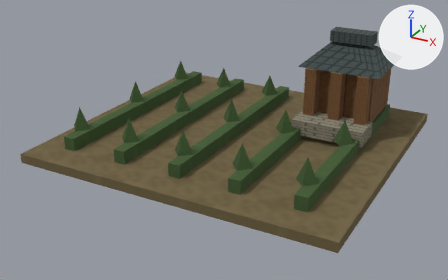
The glTF model app/src/main/assets/3d/field/domestic-FARM-2-lod0.glb as it was, and as the next commit left it.
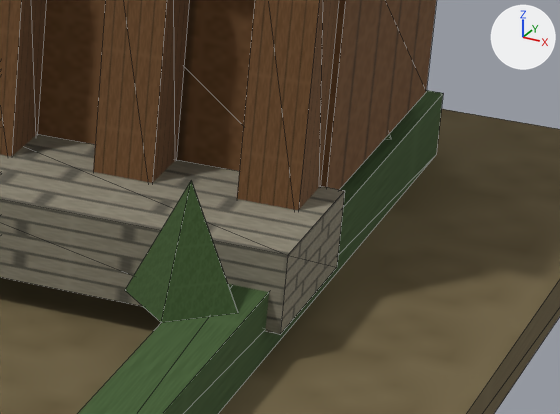
Each version is shown whole from a 50 mm camera at (0.735, -1.425, 0.704) aimed at (-0.012, -0.068, 0.026), then close up on the part from 69% to 92% of the width and 31% to 58% of the height. The lights are fixed; the arrows at upper right show +X, +Y and +Z. The last two pictures show the newer version. The close-ups show mesh edges as thin lines. Vertices at exactly the same position are counted once.
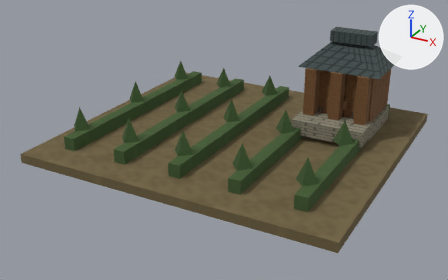
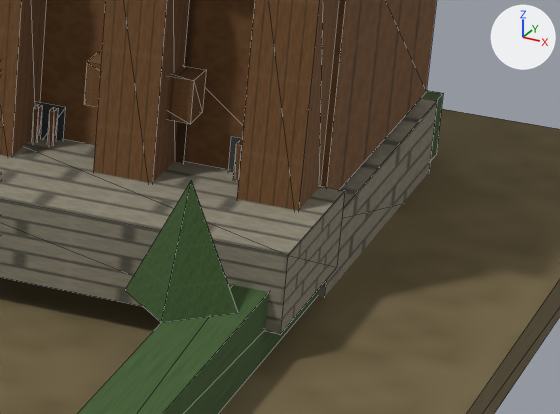
Edits to the bpy script that builds the scene:
```text
Change me_mesh_0:
    used by ob_mesh_0; location = (0.0, 0.0, 0.0)
    verts and faces of me_mesh_0; kept vertices keep their numbers, new ones are numbered from 182
    remove me_mesh_0.from_pydata(...)  # 182 vertices, 186 faces; spans x -0.43..0.43, y -0.4..0.4, z 0.0..0.296
    add me_mesh_0.from_pydata(...)  # 258 vertices, 272 faces; spans x -0.43..0.43, y -0.4..0.4, z 0.0..0.296
    me_mesh_0 part 1: the loose piece of 8 vertices spanning x 0.15..0.33, y 0.12..0.3, z 0.07..0.21 is copied, and the copy is scaled about its middle by (1.06, 1.04, 0.393), then moved by (0.0, 0.0, -0.102); it spans x 0.145..0.335, y 0.116..0.304, z 0.01..0.065
    me_mesh_0 part 2: the loose piece of 8 vertices spanning x 0.153..0.183, y 0.085..0.12, z 0.07..0.21 is copied, and the copy is scaled about its middle by (0.084, 0.171, 0.35), then moved by (0.017, 0.009, -0.066); it spans x 0.184..0.187, y 0.108..0.114, z 0.049..0.098
    me_mesh_0 part 3: the loose piece of 8 vertices spanning x 0.141..0.339, y 0.03..0.12, z 0.04..0.08 is copied, and the copy is scaled about its middle by (0.0127, 0.0667, 1.22), then moved by (-0.046, 0.036, 0.013); it spans x 0.192..0.195, y 0.108..0.114, z 0.049..0.098
    me_mesh_0 part 4: the loose piece of 8 vertices spanning x 0.297..0.327, y 0.085..0.12, z 0.07..0.21 is copied, and the copy is scaled about its middle by (0.084, 0.171, 0.35), then moved by (-0.023, 0.009, -0.066); it spans x 0.288..0.29, y 0.108..0.114, z 0.049..0.098
    me_mesh_0 part 5: the loose piece of 8 vertices spanning x 0.225..0.255, y 0.085..0.12, z 0.07..0.21 is copied, and the copy is scaled about its middle by (1.8, 0.514, 0.157), then moved by (0.0, 0.005, -0.021); it spans x 0.213..0.267, y 0.099..0.117, z 0.108..0.13
    me_mesh_0 part 6
    add verts[182] = (0.171, 0.117, 0.049)
    add verts[183] = (0.171, 0.117, 0.098)
    add verts[184] = (0.282, 0.117, 0.049)
    add verts[185] = (0.282, 0.117, 0.098)  # pixel (231, 136)
    add for new, old in zip([*range(186, 190)], [*range(182, 186)]): verts[new] = verts[old] + (0.027, 0.0, 0.0)
    add verts[190] = (0.22, 0.117, 0.07)
    add verts[191] = (0.26, 0.117, 0.07)
    add verts[192] = (0.26, 0.117, 0.108)
    add verts[193] = (0.22, 0.117, 0.108)
    add faces += [(190, 191, 192), (190, 192, 193), (182, 186, 187), (182, 187, 183), (184, 188, 189), (184, 189, 185)]
    other edits to the shape of me_mesh_0 do not show in these pictures
```

What differs and where, as boxes [x1, y1, x2, y2] in the close-ups (560 x 414 px):
part 1 of me_mesh_0, added (brown)
    after: [318, 98, 437, 297]
part 2 of me_mesh_0, added
    after: [31, 104, 42, 143]
part 3 of me_mesh_0, added
    after: [47, 107, 58, 146]
part 4 of me_mesh_0, added
    after: [233, 141, 242, 180]
part 5 of me_mesh_0, added (brown)
    after: [84, 51, 206, 124]
part 6 of me_mesh_0, added (mostly hidden)
    after: [37, 102, 242, 172]
